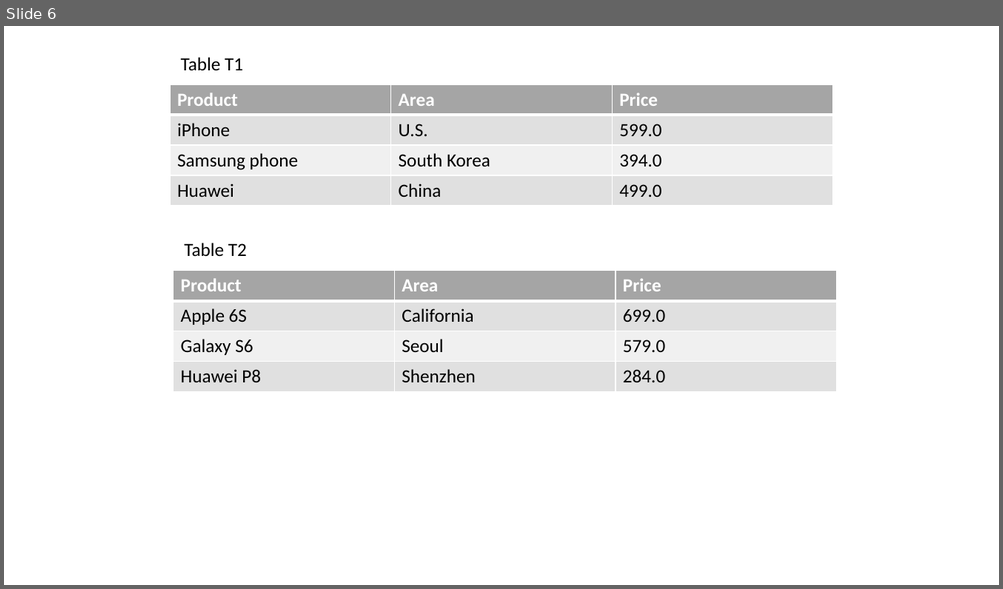
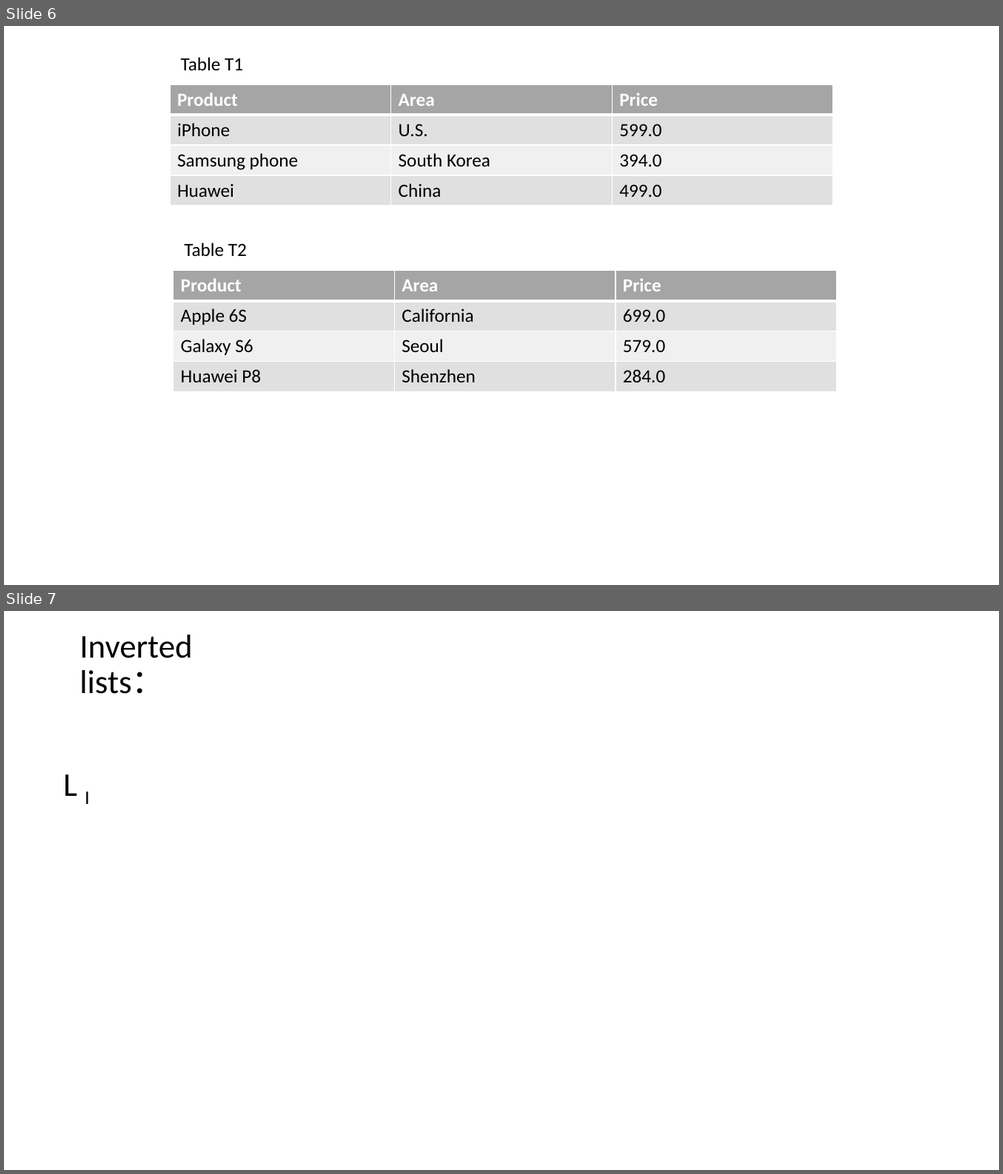
Before and after one commit to jiahenglu/taxonomy, a slide deck: figures/taxonomy.pptx. Shown one above the other, each under a label of ours: slide 6 before the commit, slides 6 and 7 after it. The pictures are 1003x589 and 1003x1174 pixels, drawn with LibreOffice and Linux fonts; fonts in the diff are those of the drawing. Boxes give left, top, right and bottom in pixels: in the first picture for what was removed or moved away, otherwise in the second. Text is boxed around its words. In the diff, an @@ line names an element or a change of style, - is before the commit and + after.

```diff
--- a/figures/taxonomy.pptx
+++ b/figures/taxonomy.pptx
@@ slide 7 added at (x1=4, y1=611, x2=999, y2=1170), background #FFFFFF @@
@@ title added at (x1=79, y1=635, x2=192, y2=694), 32 pt, text #000000 @@
+Inverted lists：
@@ text added at (x1=63, y1=775, x2=90, y2=804), 32 pt, text #000000 @@
+L I
```
Also in this commit, not shown: 1 slide changed, 10 other files.
